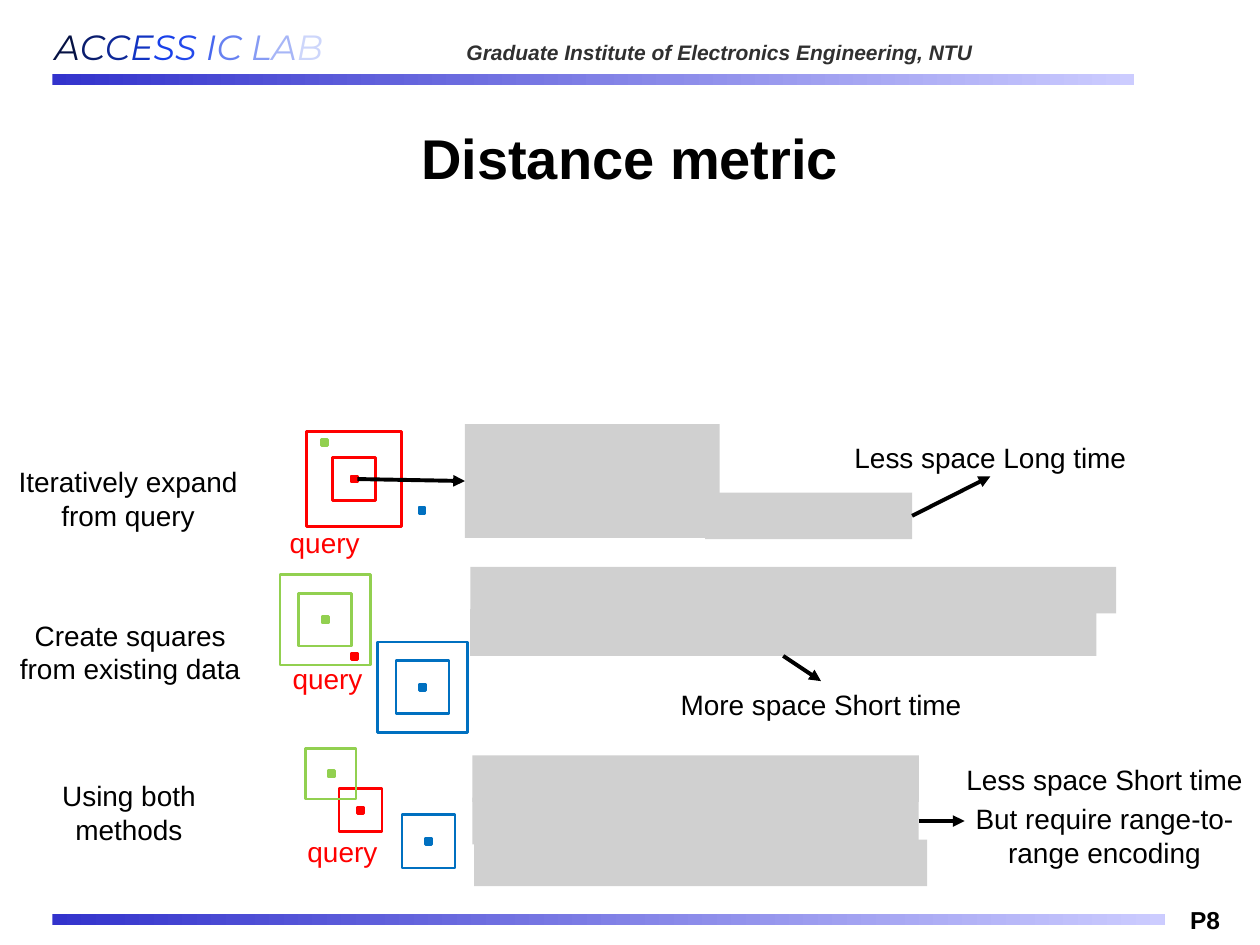
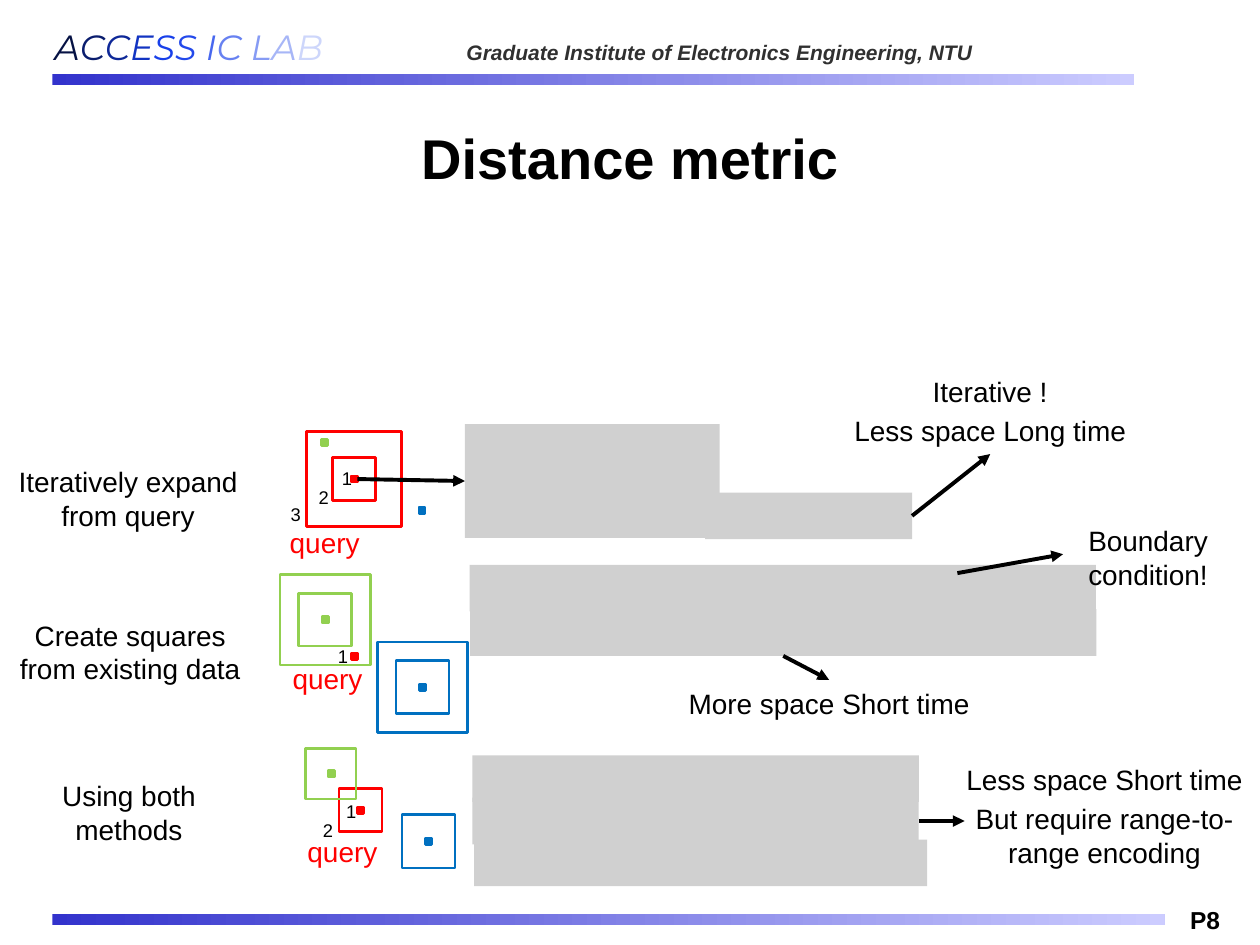
Before and after one commit to Oniontow/AndyWu_Project, a slide deck: slide 8 of IMS_NEW.pptx. Drawn at 1260x945 pixels with LibreOffice and Linux fonts; fonts in the diff are those of the drawing; grey boxes stand for pictures; background and template pictures are left out. Boxes give left, top, right and bottom in pixels: in the first picture for what was removed or moved away, otherwise in the second. Text is boxed around its words. In the diff, an @@ line names an element or a change of style, - is before the commit and + after.

```diff
--- a/IMS_NEW.pptx
+++ b/IMS_NEW.pptx
@@ text "Iterative !": place and size @@
-text "Iterative !" at <box>854,447,1126,473</box>
+text "Iterative !" at <box>854,381,1126,447</box>
@@ text at <box>933,381,1032,403</box>: paragraph added @@
+Iterative !
@@ text added at <box>342,472,352,485</box>, 10.5 pt, text #000000 @@
+1
@@ arrow moved from (912, 515) - (990, 476) to (912, 515) - (990, 454) @@
@@ text added at <box>291,508,301,521</box>, 10.5 pt, text #000000 @@
+3
@@ text added at <box>319,491,329,504</box>, 10.5 pt, text #000000 @@
+2
@@ text added at <box>1088,530,1207,590</box>, 16 pt, text #000000 @@
+Boundary condition!
@@ picture: place and size @@
-picture at <box>470,567,1116,614</box>
+picture at <box>470,564,1096,611</box>
@@ arrow added from (958, 573) to (1063, 554), #000000 2.25 pt @@
@@ text added at <box>338,650,348,666</box>, 10.5 pt, text #000000 @@
+1
@@ arrow moved from (784, 656) - (822, 682) to (784, 656) - (829, 680) @@
@@ text "More space Short time": place and size @@
-text "More space Short time" at <box>681,694,962,720</box>
+text "More space Short time" at <box>689,693,970,719</box>
@@ text added at <box>346,805,356,818</box>, 10.5 pt, text #000000 @@
+1
@@ text added at <box>323,824,333,837</box>, 10.5 pt, text #000000 @@
+2
```
Also in this commit, not shown: 1 other slide changed, 4 other files.
